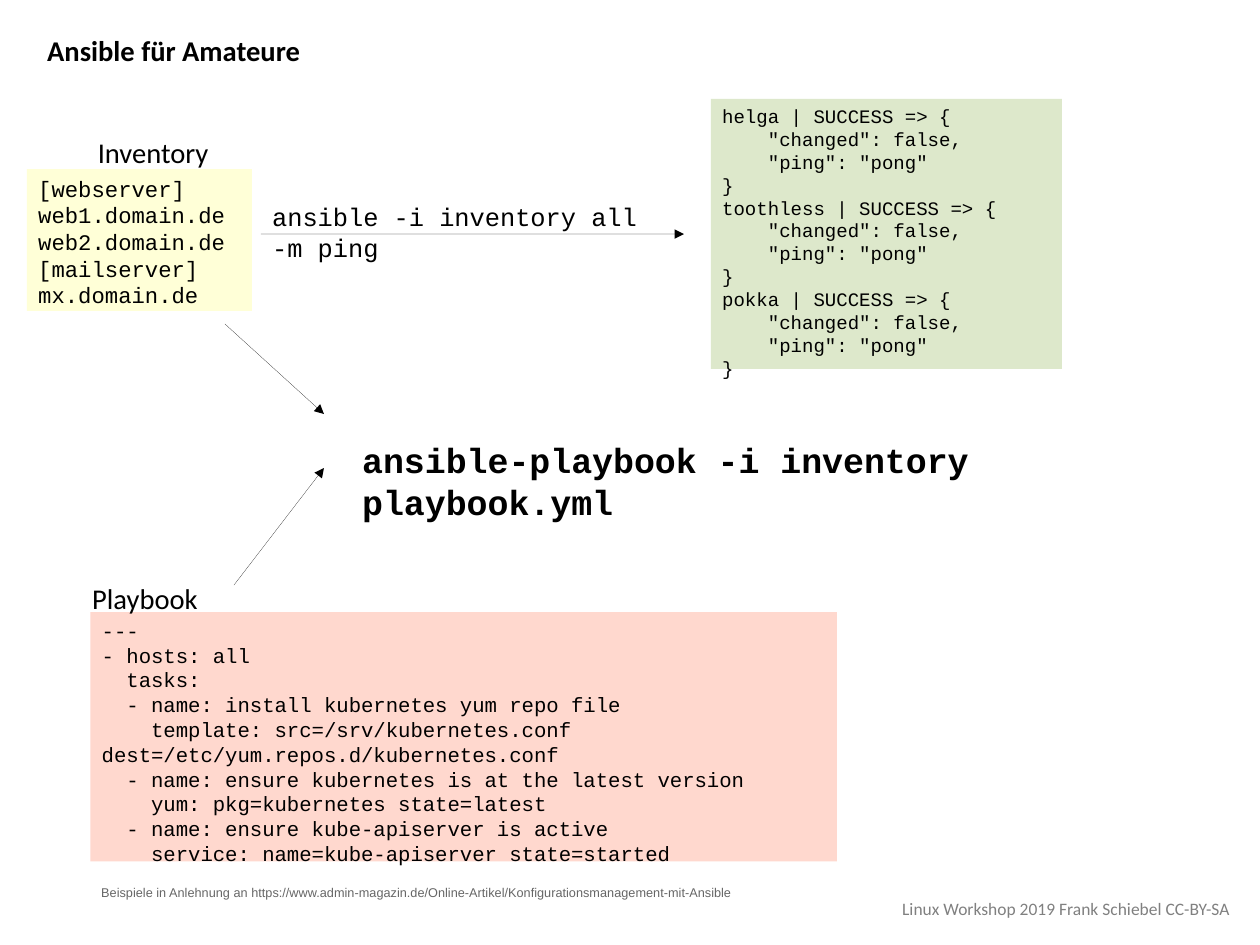
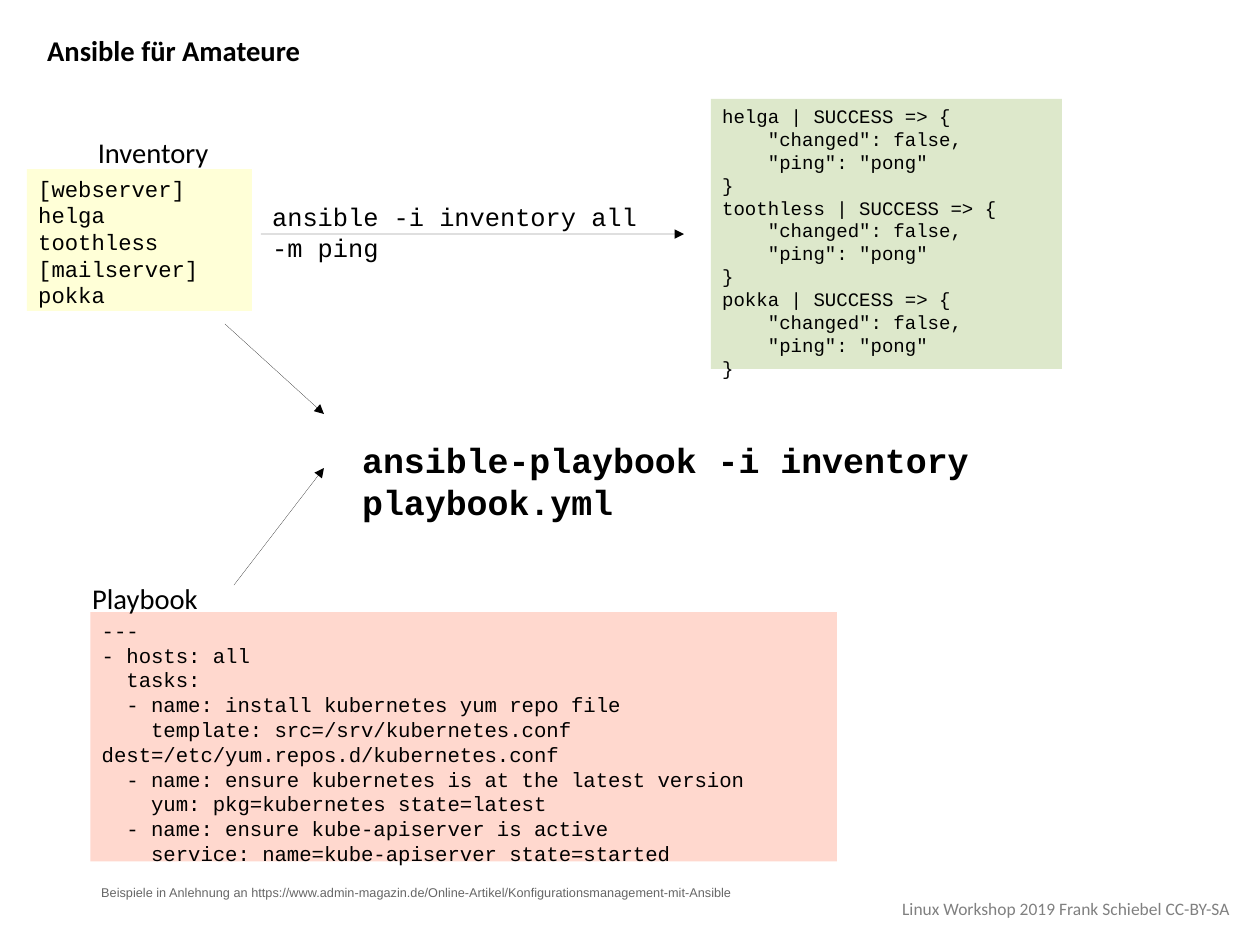
Before and after one commit to ironiemix/lfb-linuxworkshop2019, a slide deck: slide 2 of ansible/slides/linux_workshop_ansible.odp. Drawn at 1260x945 pixels with LibreOffice and Linux fonts; fonts in the diff are those of the drawing. Boxes give left, top, right and bottom in pixels: in the first picture for what was removed or moved away, otherwise in the second. Text is boxed around its words. In the diff, an @@ line names an element or a change of style, - is before the commit and + after.

```diff
--- a/ansible/slides/linux_workshop_ansible.odp
+++ b/ansible/slides/linux_workshop_ansible.odp
@@ text in rectangle at (38, 207, 158, 251): text changed @@
-web1.domain.de
-web2.domain.de
+helga
+toothless
@@ text in rectangle at (38, 287, 105, 308): text changed @@
-mx.domain.de
+pokka
```
Also in this commit, not shown: 3 other slides changed, 9 other files.
